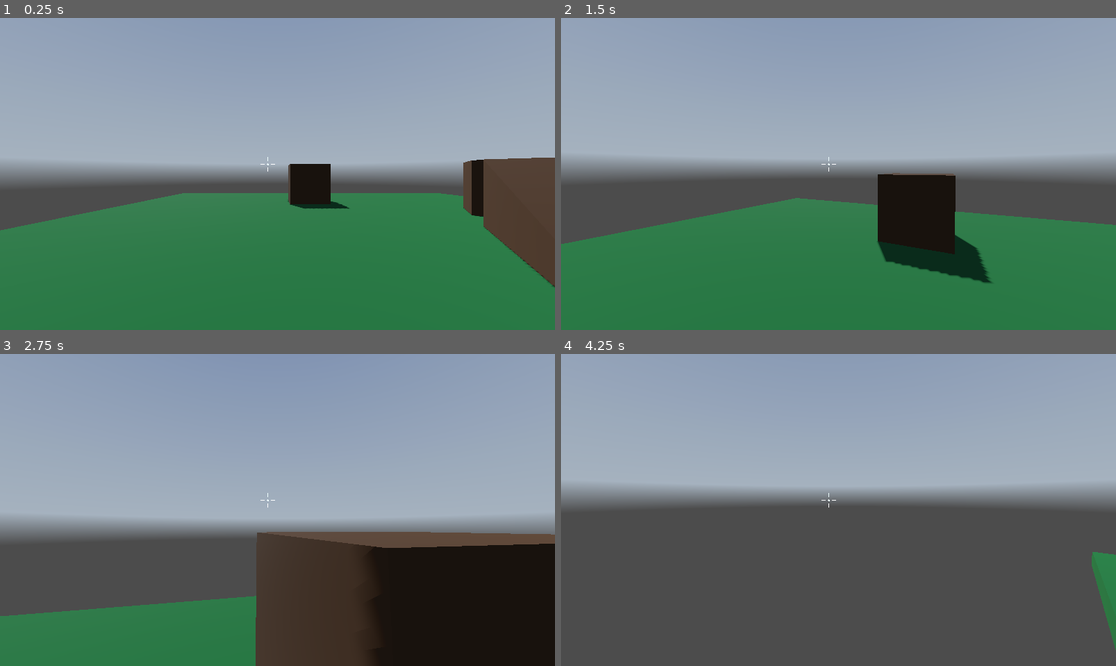
Above: before the commit, frames 1-4 (two rows, left to right).
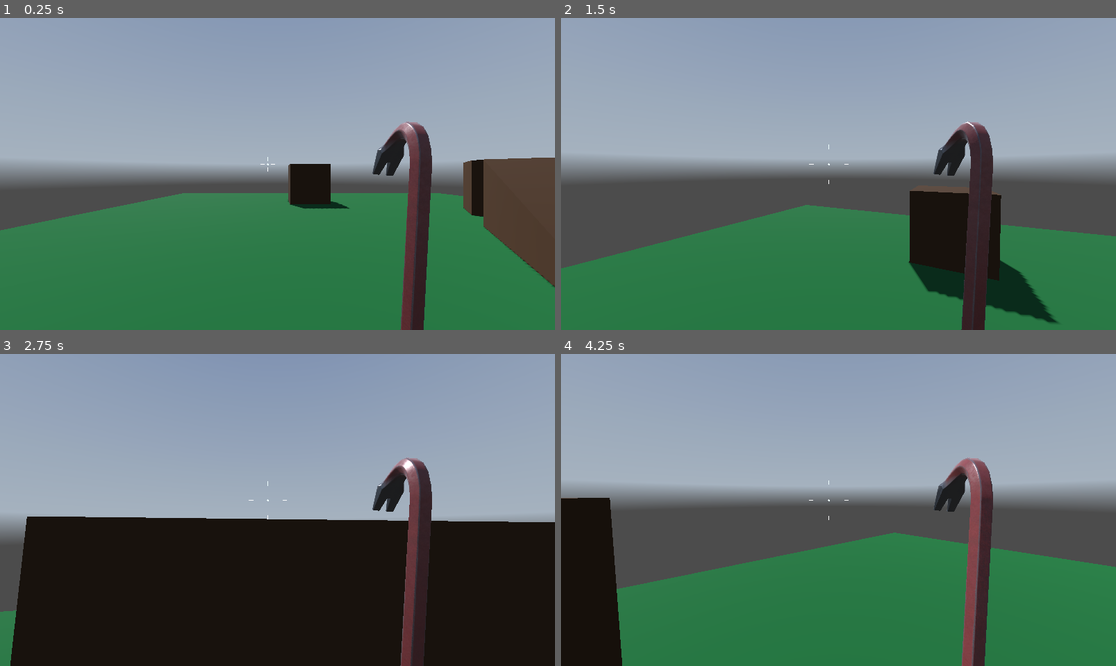
Above: after the commit, the same moments.

Repository: CaelRowley/banana-jam
Game: Godot game, scene res://scenes/fps/level.tscn
Same seed, same stepped clock (60 frames per second), same inputs: the game is played once before the commit and once after it. The project has no main scene, so this scene is started directly. A sky picture missing from this copy of the repository is replaced by a grey-blue gradient.
Inputs (mouse positions are in pixels of both pictures, inside the frame that each line leads up to):
- Up to frame 1 (0.25 s): no input
- Up to frame 2 (1.5 s): tap Enter at 0.5 s; move the mouse to (866, 174) at 0.52 s; hold W (move_forward) from 0.53 s (still down); tap Space (jump) at 0.6, 0.77, 1.07, 1.35 s; move the mouse to (810, 174) at 1.27 s
- Up to frame 3 (2.75 s): keep holding W (move_forward); tap Space (jump) at 1.52, 1.82, 2.1 s; move the mouse to (288, 503) at 2.02 s
- Up to frame 4 (4.25 s): keep holding W (move_forward); move the mouse to (832, 516) at 2.77 s; tap Space (jump) at 2.85, 3.02, 3.32, 3.6, 3.77, 4.07 s; move the mouse to (877, 513) at 3.52 s

The runs differ from the first frame. In frame 1, 3.3% of the frame differs, in the area x 67-78%, y 33-100%; in frame 2, 12%; in frame 3, 35%; in frame 4, 38%, in the area x 0-100%, y 33-100%.

Commit message:
feat: add crowbar to fps player

Diff:
--- a/player/fps_player.gd
+++ b/player/fps_player.gd
@@ -2,7 +2,7 @@
 extends CharacterBody3D
 
 @export var speed := 5.0
-@export var jump_velocity := 5.0
+@export var jump_velocity := 10.0
 @export var mouse_sensitivity := 0.5
 @export var tilt_lower_limit := -90.0
 @export var tilt_upper_limit := 90.0
@@ -37,6 +37,10 @@
 		else:
 			velocity.x = move_toward(velocity.x, 0, speed)
 			velocity.z = move_toward(velocity.z, 0, speed)
+	else:
+		if direction:
+			velocity.x = move_toward(velocity.x, direction.x * speed, speed/10.0)
+			velocity.z = move_toward(velocity.z, direction.z * speed, speed/10.0)
 
 	move_and_slide()
 
--- a/player/fps_player.tscn
+++ b/player/fps_player.tscn
@@ -1,7 +1,8 @@
-[gd_scene load_steps=6 format=3 uid="uid://c05a12gauducg"]
+[gd_scene load_steps=7 format=3 uid="uid://c05a12gauducg"]
 
 [ext_resource type="Script" path="res://player/fps_player.gd" id="1_1uxkb"]
 [ext_resource type="Material" uid="uid://bm0dj14bfiq0y" path="res://player/materials/fps_player.tres" id="2_nxaij"]
+[ext_resource type="PackedScene" uid="uid://c4kpkebu6ry24" path="res://props/crowbar/crowbar.glb" id="3_3ykgx"]
 [ext_resource type="Script" path="res://player/reticle.gd" id="3_7nudu"]
 
 [sub_resource type="CapsuleMesh" id="CapsuleMesh_6tv51"]
@@ -14,6 +15,7 @@
 
 [node name="PlaceholderMesh" type="MeshInstance3D" parent="."]
 transform = Transform3D(1, 0, 0, 0, 1, 0, 0, 0, 1, 0, 1, 0)
+visible = false
 mesh = SubResource("CapsuleMesh_6tv51")
 skeleton = NodePath("../CollisionShape3D")
 
@@ -27,6 +29,11 @@
 [node name="Camera3D" type="Camera3D" parent="CameraController"]
 unique_name_in_owner = true
 
+[node name="WeaponRig" type="Node3D" parent="CameraController/Camera3D"]
+
+[node name="Crowbar" parent="CameraController/Camera3D/WeaponRig" instance=ExtResource("3_3ykgx")]
+transform = Transform3D(-0.992459, 0.100939, 0.0695509, 0.0955633, 0.992463, -0.076719, -0.0767706, -0.0694939, -0.994624, 0.215, -0.315, -0.33)
+
 [node name="Control" type="Control" parent="."]
 layout_mode = 3
 anchors_preset = 15
@@ -36,7 +43,7 @@
 grow_vertical = 2
 mouse_filter = 1
 
-[node name="Reticle" type="CenterContainer" parent="Control"]
+[node name="Reticle" type="CenterContainer" parent="Control" node_paths=PackedStringArray("player_controller")]
 layout_mode = 1
 anchors_preset = 8
 anchor_left = 0.5
@@ -50,6 +57,7 @@
 grow_horizontal = 2
 grow_vertical = 2
 script = ExtResource("3_7nudu")
+player_controller = NodePath("../..")
 
 [node name="Top" type="Line2D" parent="Control/Reticle"]
 points = PackedVector2Array(0, -6, 0, -15)
--- a/player/reticle.gd
+++ b/player/reticle.gd
@@ -1,7 +1,10 @@
 extends CenterContainer
 
-@export var DOT_RADIUS := 2.0
-@export var DOT_COLOR := Color.AZURE
+@export var player_controller: CharacterBody3D
+@export var dot_radius := 2.0
+@export var dot_color := Color.AZURE
+@export var reticle_speed := 0.5
+@export var reticle_spread := 3.0
 
 @onready var top_line :=  $Top as Line2D
 @onready var bot_line :=  $Bot as Line2D
@@ -9,10 +12,22 @@
 @onready var right_line :=  $Right as Line2D
 
 
-func _ready():
-	top_line.default_color = DOT_COLOR
+func _ready() -> void:
+	top_line.default_color = dot_color
 	queue_redraw()
 
 
-func _draw():
-	draw_circle(Vector2(0, 0), DOT_RADIUS, DOT_COLOR)
+func _draw() -> void:
+	draw_circle(Vector2(0, 0), dot_radius, dot_color)
+
+
+func _process(delta) -> void:
+	update_reticle()
+
+
+func update_reticle() -> void:
+	var distance := player_controller.get_real_velocity().length()
+	top_line.position = lerp(top_line.position, Vector2(0, -distance * reticle_spread), reticle_speed)
+	bot_line.position = lerp(bot_line.position, Vector2(0, distance * reticle_spread), reticle_speed)
+	left_line.position = lerp(left_line.position, Vector2(-distance * reticle_spread, 0), reticle_speed)
+	right_line.position = lerp(right_line.position, Vector2(distance * reticle_spread, 0), reticle_speed)
--- a/project.godot
+++ b/project.godot
@@ -47,6 +47,10 @@
 ]
 }
 
+[physics]
+
+3d/default_gravity=30.0
+
 [rendering]
 
 renderer/rendering_method="gl_compatibility"
--- a/scenes/fps/level.tscn
+++ b/scenes/fps/level.tscn
@@ -45,8 +45,8 @@
 left_to_right = 0.0
 size = Vector3(6, 2, 2)
 
-[sub_resource type="ConcavePolygonShape3D" id="ConcavePolygonShape3D_4p1ui"]
-data = PackedVector3Array(-4, 1, 1, 4, -1, 1, -4, -1, 1, -4, 1, -1, -4, -1, -1, 4, -1, -1, -4, 1, 1, -4, 1, -1, 4, -1, 1, -4, 1, -1, 4, -1, -1, 4, -1, 1, -4, 1, -1, -4, 1, 1, -4, -1, -1, -4, 1, 1, -4, -1, 1, -4, -1, -1, -4, -1, 1, 4, -1, 1, -4, -1, -1, 4, -1, 1, 4, -1, -1, -4, -1, -1)
+[sub_resource type="ConcavePolygonShape3D" id="ConcavePolygonShape3D_n7m31"]
+data = PackedVector3Array(-3, 1, 1, 3, -1, 1, -3, -1, 1, -3, 1, -1, -3, -1, -1, 3, -1, -1, -3, 1, 1, -3, 1, -1, 3, -1, 1, -3, 1, -1, 3, -1, -1, 3, -1, 1, -3, 1, -1, -3, 1, 1, -3, -1, -1, -3, 1, 1, -3, -1, 1, -3, -1, -1, -3, -1, 1, 3, -1, 1, -3, -1, -1, 3, -1, 1, 3, -1, -1, -3, -1, -1)
 
 [node name="Level" type="Node3D"]
 script = ExtResource("1_13c3u")
@@ -92,8 +92,10 @@
 
 [node name="StaticBody3D" type="StaticBody3D" parent="Ramp"]
 
-[node name="CollisionShape3D" type="CollisionShape3D" parent="Ramp/StaticBody3D"]
-shape = SubResource("ConcavePolygonShape3D_4p1ui")
+[node name="StaticBody3D2" type="StaticBody3D" parent="Ramp"]
+
+[node name="CollisionShape3D" type="CollisionShape3D" parent="Ramp/StaticBody3D2"]
+shape = SubResource("ConcavePolygonShape3D_n7m31")
 
 [node name="Player" parent="." instance=ExtResource("5_esrtv")]
 transform = Transform3D(-0.332161, 0, -0.943223, 0, 1, 0, 0.943223, 0, -0.332161, -2.61702, -4.76837e-07, 6.0011)
Not shown, changed: imported_assets.txt
Binary file added: props/crowbar/crowbar.glb
Not shown, added: props/crowbar/crowbar.glb.import
Binary file added: props/crowbar/crowbar_0.jpg
Not shown, added: props/crowbar/crowbar_0.jpg.import
Binary file added: props/crowbar/crowbar_1.png
Not shown, added: props/crowbar/crowbar_1.png.import
Binary file added: props/crowbar/crowbar_2.png
Not shown, added: props/crowbar/crowbar_2.png.import
Not shown, added: props/crowbar/license.txt
Binary file added: props/crowbar/scene.bin
Not shown, added: props/crowbar/scene.gltf.import
